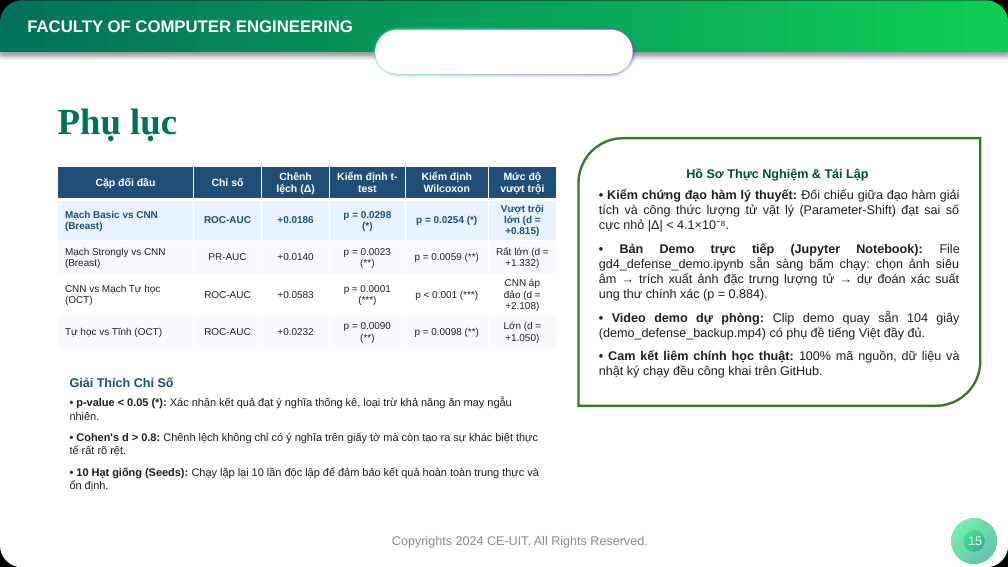
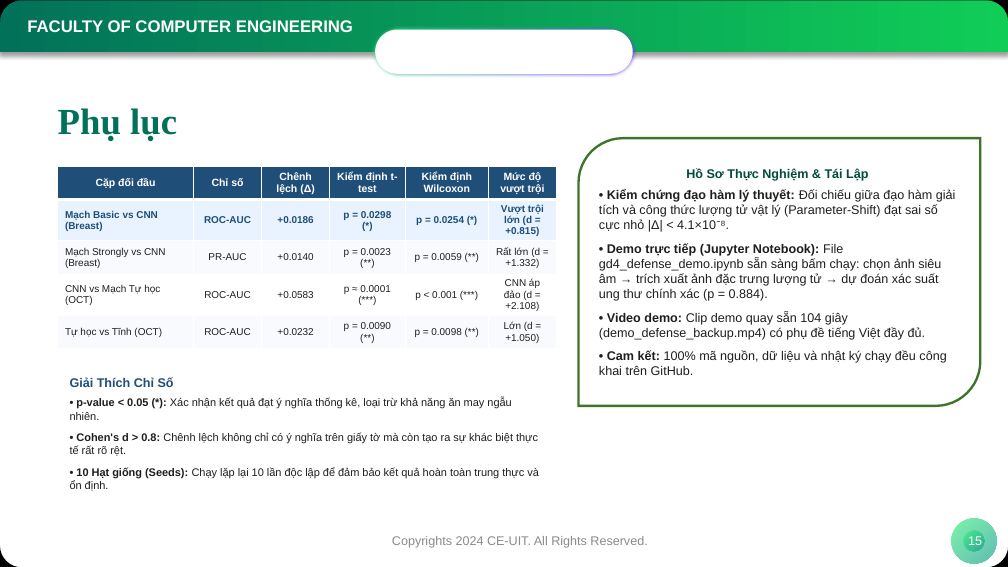
Before and after one commit to NamIsStudyingCE/Quanvolution, a slide deck: slide 15 of slides/KLTN_BaoCao_KhoaKTMT_ChinhThuc.pptx. Drawn at 1008x567 pixels with LibreOffice and Linux fonts; fonts in the diff are those of the drawing; background and template pictures are left out. Boxes give left, top, right and bottom in pixels: in the first picture for what was removed or moved away, otherwise in the second. Text is boxed around its words. In the diff, an @@ line names an element or a change of style, - is before the commit and + after.

```diff
--- a/slides/KLTN_BaoCao_KhoaKTMT_ChinhThuc.pptx
+++ b/slides/KLTN_BaoCao_KhoaKTMT_ChinhThuc.pptx
@@ text in round diag rect at [599, 189, 956, 232]: alignment justified to left @@
@@ text in round diag rect at [599, 243, 946, 375]: text changed @@
-• Bản Demo trực tiếp (Jupyter Notebook): File gd4_defense_demo.ipynb sẵn sàng bấm chạy: chọn ảnh siêu âm → trích xuất ảnh đặc trưng lượng tử → dự đoán xác suất ung thư chính xác (p = 0.884).
-• Video demo dự phòng: Clip demo quay sẵn 104 giây (demo_defense_backup.mp4) có phụ đề tiếng Việt đầy đủ.
-• Cam kết liêm chính học thuật: 100% mã nguồn, dữ liệu và nhật ký chạy đều công khai trên GitHub.
+• Demo trực tiếp (Jupyter Notebook): File gd4_defense_demo.ipynb sẵn sàng bấm chạy: chọn ảnh siêu âm → trích xuất ảnh đặc trưng lượng tử → dự đoán xác suất ung thư chính xác (p = 0.884).
+• Video demo: Clip demo quay sẵn 104 giây (demo_defense_backup.mp4) có phụ đề tiếng Việt đầy đủ.
+• Cam kết: 100% mã nguồn, dữ liệu và nhật ký chạy đều công khai trên GitHub.
```
Also in this commit, not shown: 5 other slides changed, 1 other file.
